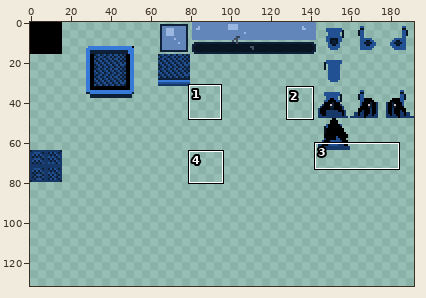
Sprite sheet -- assets/environment/bathroom.png. The picture above shows the old version from afar; the outline marks the close-up.
Close-up. Before the commit:
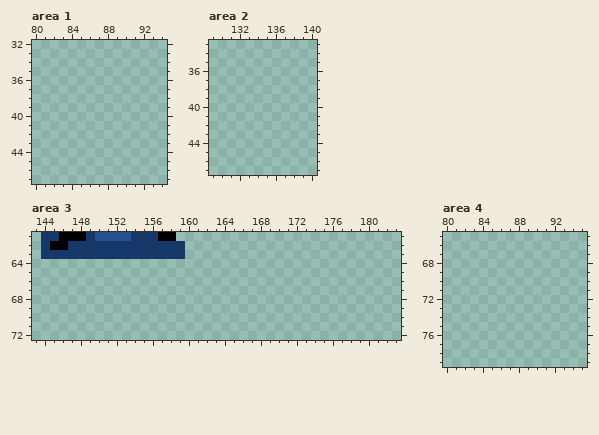
The file is 192x192 pixels. Colours within 5 levels of each other are drawn and written as one. Shown: area 1: x 80..94, y 32..47; area 2: x 129..140, y 33..47; area 3: x 143..183, y 61..72; area 4: x 80..95, y 65..79. The wide view leaves out empty margins. The commit also changed other parts of the picture, which this record leaves out.
After:
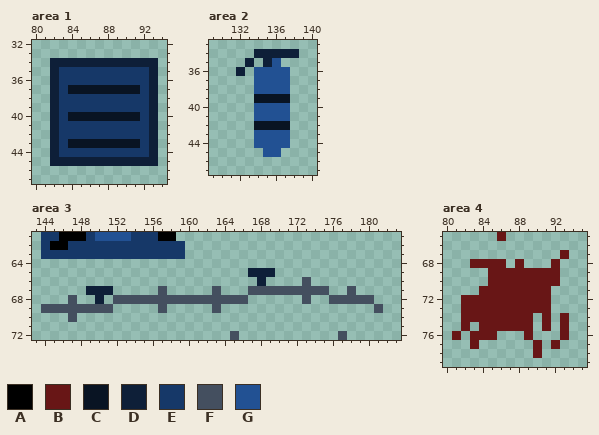
Palette (. is transparent): A #000000  B #681616  C #091423  D #0e1f38  E #163868  F #444f5f  G #225193
Difference:
--- area 1
@@ x 80..94 @@
 33 ...............
-34 ...............
-35 ...............
-36 ...............
-37 ...............
-38 ...............
-39 ...............
-40 ...............
-41 ...............
-42 ...............
-43 ...............
-44 ...............
-45 ...............
+34 ..DDDDDDDDDDDD.
+35 ..DEEEEEEEEEED.
+36 ..DEEEEEEEEEED.
+37 ..DECCCCCCCCED.
+38 ..DEEEEEEEEEED.
+39 ..DEEEEEEEEEED.
+40 ..DECCCCCCCCED.
+41 ..DEEEEEEEEEED.
+42 ..DEEEEEEEEEED.
+43 ..DECCCCCCCCED.
+44 ..DEEEEEEEEEED.
+45 ..DDDDDDDDDDDD.
 46 ...............
--- area 2
@@ x 129..140 @@
 33 ............
-34 ............
-35 ............
-36 ............
-37 ............
-38 ............
-39 ............
-40 ............
-41 ............
-42 ............
-43 ............
-44 ............
-45 ............
+34 .....DDDDD..
+35 ....D.DG....
+36 ...D.GGGG...
+37 .....GGGG...
+38 .....GGGG...
+39 .....CCCC...
+40 .....GGGG...
+41 .....GGGG...
+42 .....CCCC...
+43 .....GGGG...
+44 .....GGGG...
+45 ......GG....
 46 ............
--- area 3
@@ x 143..183 @@
 64 .........................................
-65 .........................................
-66 .........................................
-67 .........................................
-68 .........................................
-69 .........................................
-70 .........................................
+65 ........................DDD..............
+66 .........................D....F..........
+67 ......DDD.....F.....F...FFFFFFFFF..F.....
+68 ....F..D.FFFFFFFFFFFFFFF......F..FFFFF...
+69 .FFFFFFFF.....F.....F.................F..
+70 ....F....................................
 71 .........................................
-72 .........................................
+72 ......................F...........F......
--- area 4
@@ x 80..95 @@
-65 ................
+65 ......B.........
 66 ................
-67 ................
-68 ................
-69 ................
-70 ................
-71 ................
-72 ................
-73 ................
-74 ................
-75 ................
-76 ................
-77 ................
-78 ................
+67 .............B..
+68 ...BBBB.B...B...
+69 .....BBBBBBBB...
+70 .....BBBBBBBB...
+71 ....BBBBBBBB....
+72 ..BBBBBBBBBB....
+73 ..BBBBBBBBBB....
+74 ..BBBBBBBB.B.B..
+75 ..B.BBBBBB.B.B..
+76 .B.BBB...B...B..
+77 ...B......B.B...
+78 ..........B.....
 79 ................
